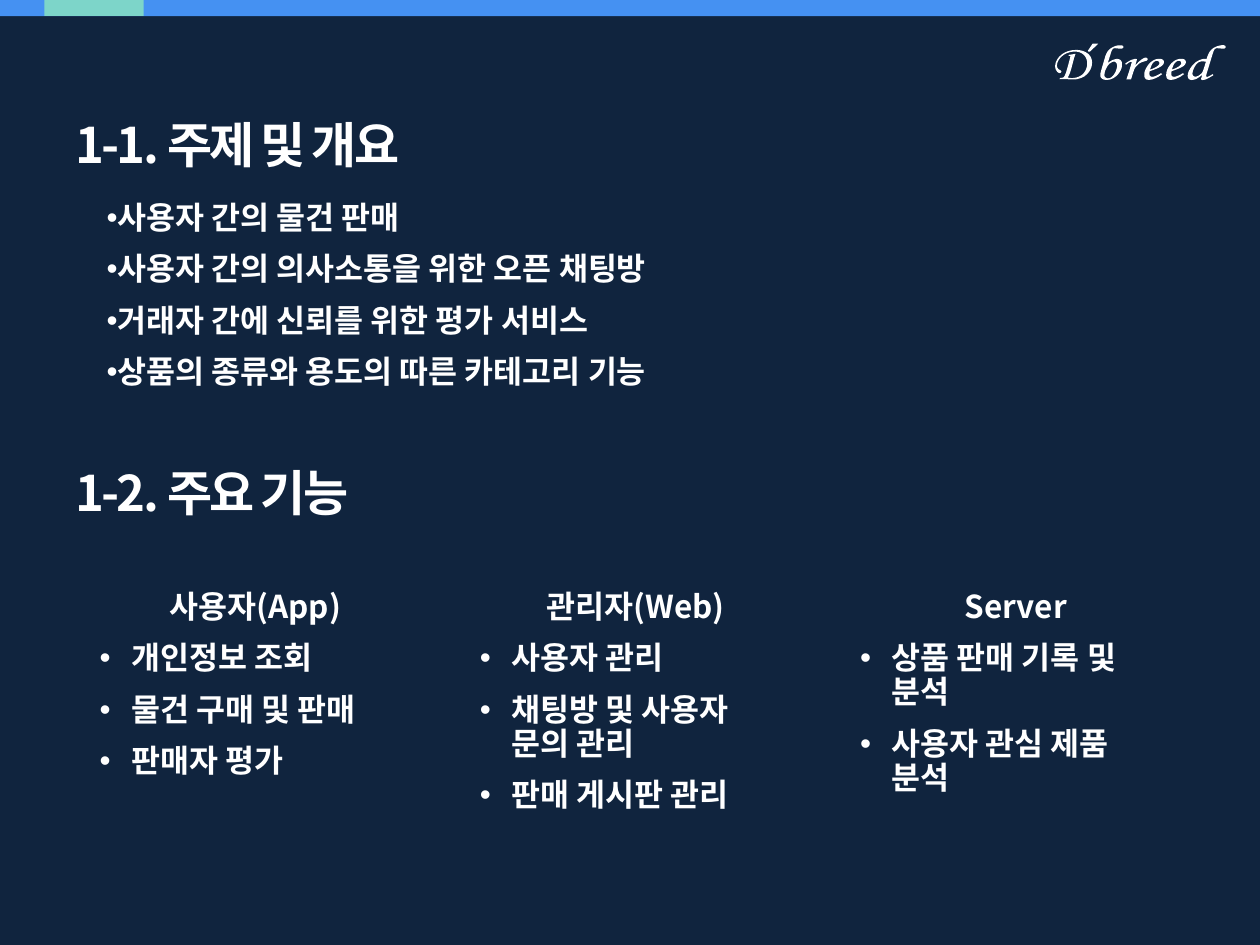
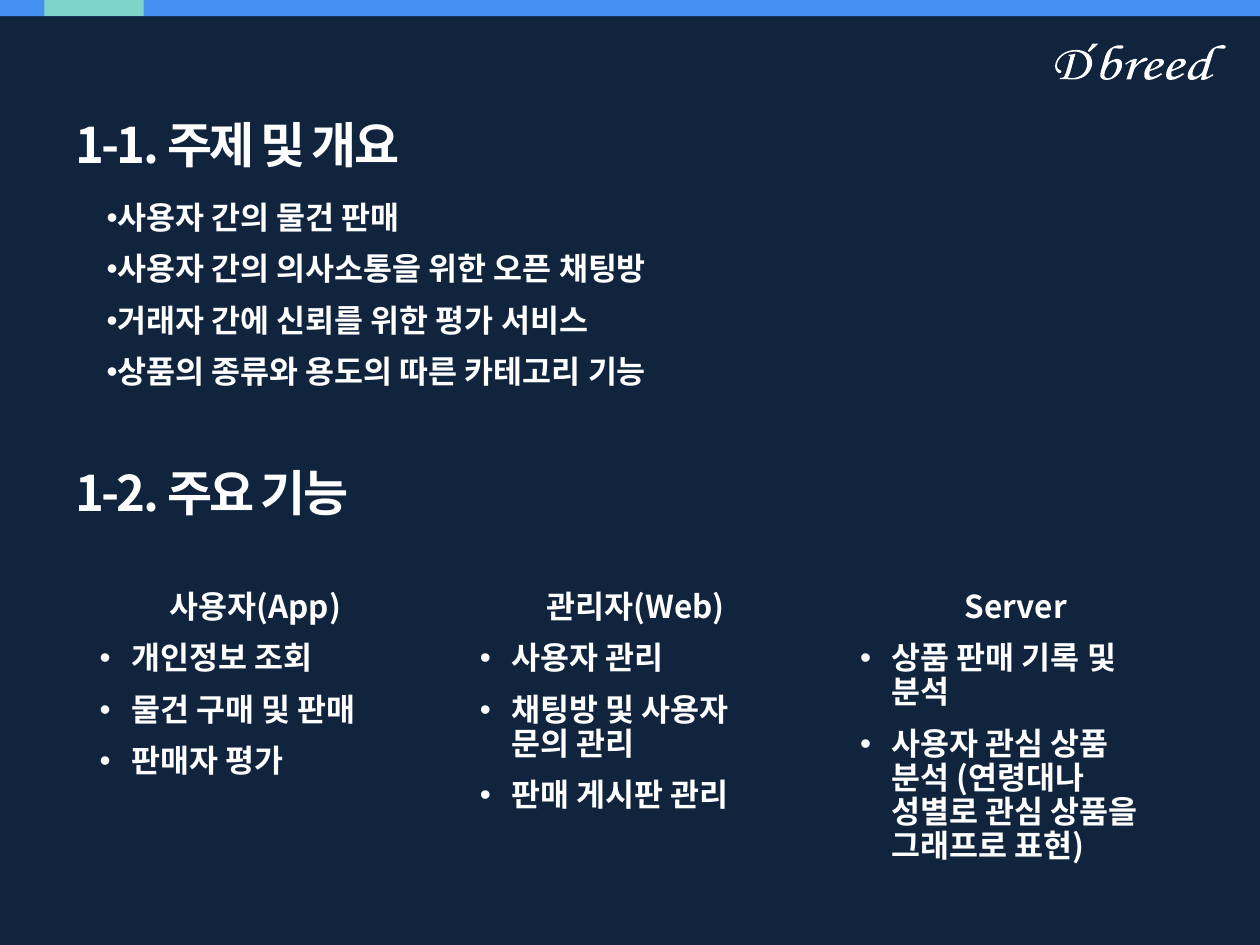
Before and after one commit to ehgur299/Mulbanggae, a slide deck: slide 4 of document/물방개_제안서.pptx. Drawn at 1260x945 pixels with LibreOffice and Linux fonts; fonts in the diff are those of the drawing. Boxes give left, top, right and bottom in pixels: in the first picture for what was removed or moved away, otherwise in the second. Text is boxed around its words. In the diff, an @@ line names an element or a change of style, - is before the commit and + after.

```diff
--- a/document/물방개_제안서.pptx
+++ b/document/물방개_제안서.pptx
@@ text at [892, 728, 1138, 864]: text changed @@
-• 사용자 관심 제품 분석
+• 사용자 관심 상품 분석 (연령대나 성별로 관심 상품을 그래프로 표현)
```
Also in this commit, not shown: 8 other slides changed, 1 slide added, 1 other file.
